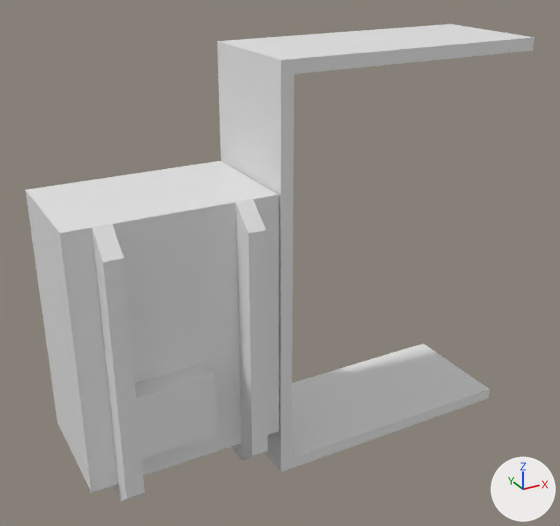
Two versions of the COLLADA model src/dimitri_description/meshes/dae/Plane.073.dae, one commit apart.
Camera for both pictures: a 50 mm lens placed at (-5.18, -15.07, 8.46), pointed at (3.17, 0.11, 0.87). The lights are fixed; the arrows at lower right show +X, +Y and +Z.

Names of what the first picture shows: 'abdomen_upper'.
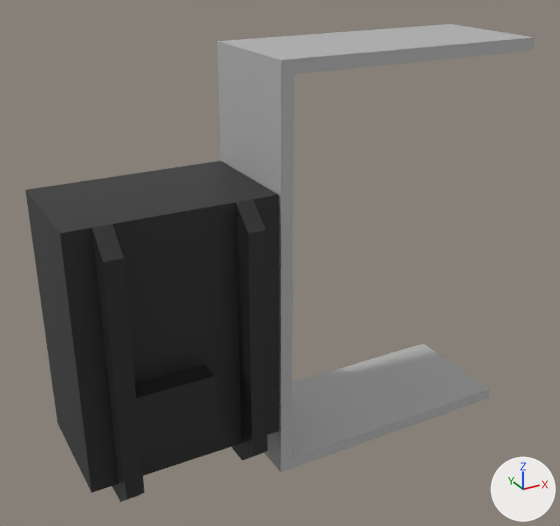
What differs and where, as boxes (x1, y1, x2, y2) in the pictures (560 x 526 px):
```json
{"part": 1, "of": "me_plane_073", "change": "recoloured", "before": [25, 161, 279, 502], "after": [25, 161, 279, 502], "on screen": "grey to black"}
{"part": 2, "of": "me_plane_073", "change": "recoloured", "before": [217, 24, 535, 472], "after": [217, 24, 535, 472]}
```

Scene script edits in JSON lines:
```json
{"op": "add", "block": "mat_aluminio", "code": ["mat_aluminio = principled_material('aluminio')", "mat_aluminio.base_color = (0.469, 0.469, 0.469)  # grey #b6b6b6", "mat_aluminio.roughness = 0.44"]}
{"op": "add", "block": "mat_motor", "code": ["mat_motor = principled_material('motor')", "mat_motor.base_color = (0.0214, 0.0214, 0.0214)  # black #282828", "mat_motor.roughness = 0.44"]}
{"block": "me_plane_073", "where": "me_plane_073.from_pydata(...)  # 128 vertices, 248 faces; spans x -2.3..9.12, y -1.97..2.03, z -4.01..5.99"}
{"block": "me_plane_073", "where": "# used by ob_abdomen_upper; location = (0.0, 0.0, 0.0)"}
{"block": "me_plane_073", "change": "me_plane_073 part 1: all 220 faces centred in x -2.3..2.3, y -1.97..2.03, z -3.29..3.21 switch from no material to mat_motor (black #282828)"}
{"block": "me_plane_073", "change": "me_plane_073 part 2: all 28 faces centred in x 2.33..9.12, y -1.45..1.55, z -4.01..5.99 switch from no material to mat_aluminio (grey #b6b6b6)"}
```
